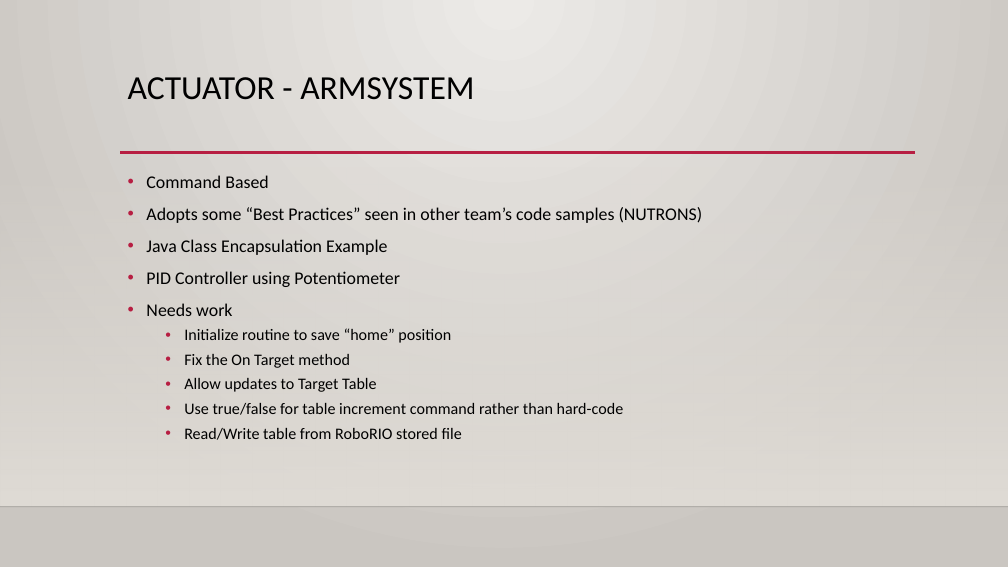
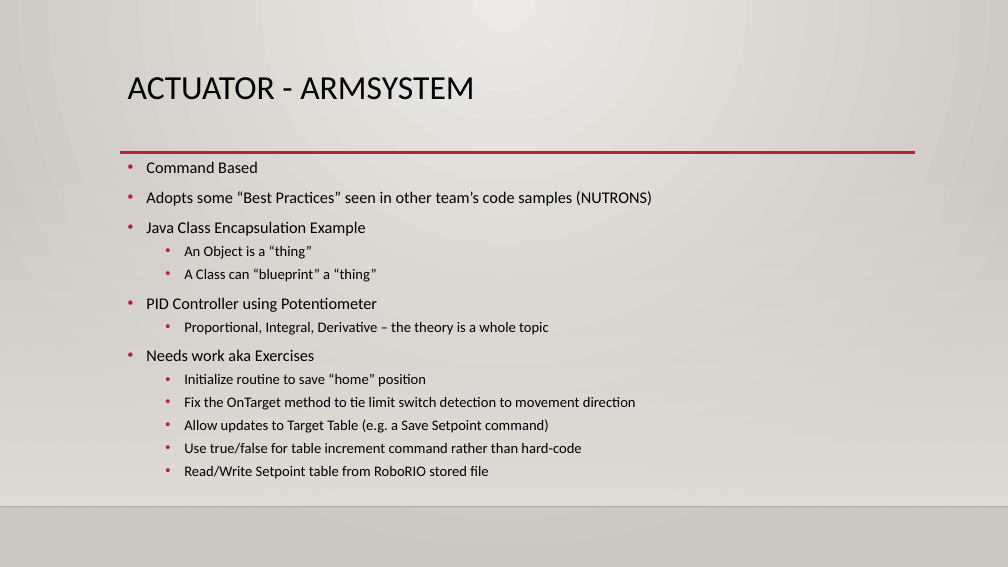
Before and after one commit to 4662FRCRobotics/Training, a slide deck: slide 6 of FRC 4662 Programming Intro.pptx. Drawn at 1008x567 pixels with LibreOffice and Linux fonts; fonts in the diff are those of the drawing; background and template pictures are left out. Boxes give left, top, right and bottom in pixels: in the first picture for what was removed or moved away, otherwise in the second. Text is boxed around its words. In the diff, an @@ line names an element or a change of style, - is before the commit and + after.

```diff
--- a/FRC 4662 Programming Intro.pptx
+++ b/FRC 4662 Programming Intro.pptx
@@ text "Command Based" moved from (x1=146, y1=175, x2=703, y2=440) to (x1=146, y1=161, x2=652, y2=479) @@
@@ text at (x1=146, y1=161, x2=652, y2=454): size 17 to 15.5 pt in "Command Based", "Adopts some “Best Practices” seen in other ...", "Java Class Encapsulation Example", "PID Controller using Potentiometer"; size 15.3 to 13.9 pt in "Initialize routine to save “home” position", "Use true/false for table increment command rather ..." @@
@@ text at (x1=184, y1=245, x2=376, y2=282): paragraphs added @@
+  • An Object is a “thing”
+  • A Class can “blueprint” a “thing”
@@ text at (x1=146, y1=322, x2=549, y2=361): text changed; size 17 to 13.9 pt @@
-• Needs work
+  • Proportional, Integral, Derivative – the theory is a whole topic
+• Needs work aka Exercises
@@ text at (x1=184, y1=397, x2=636, y2=433): text changed; size 15.3 to 13.9 pt @@
-  • Fix the On Target method
-  • Allow updates to Target Table
+  • Fix the OnTarget method to tie limit switch detection to movement direction
+  • Allow updates to Target Table (e.g. a Save Setpoint command)
@@ text at (x1=184, y1=466, x2=488, y2=479): text changed; size 15.3 to 13.9 pt @@
-  • Read/Write table from RoboRIO stored file
+  • Read/Write Setpoint table from RoboRIO stored file
```
Also in this commit, not shown: 5 other slides changed, 3 other files.
